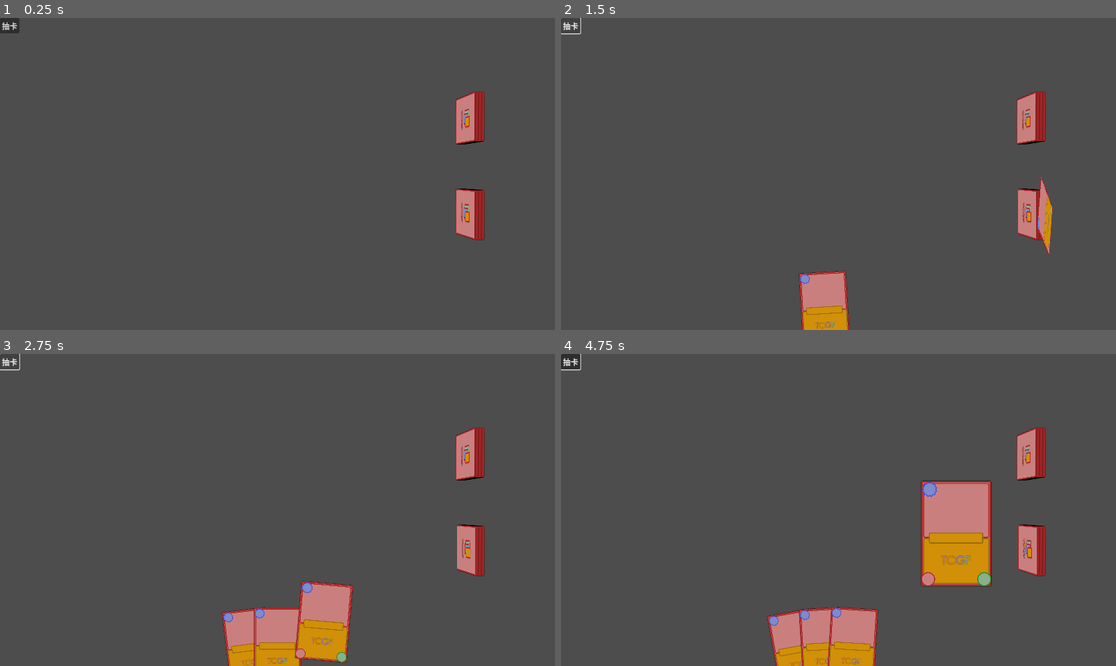
Above: before the commit, frames 1-4 (two rows, left to right).
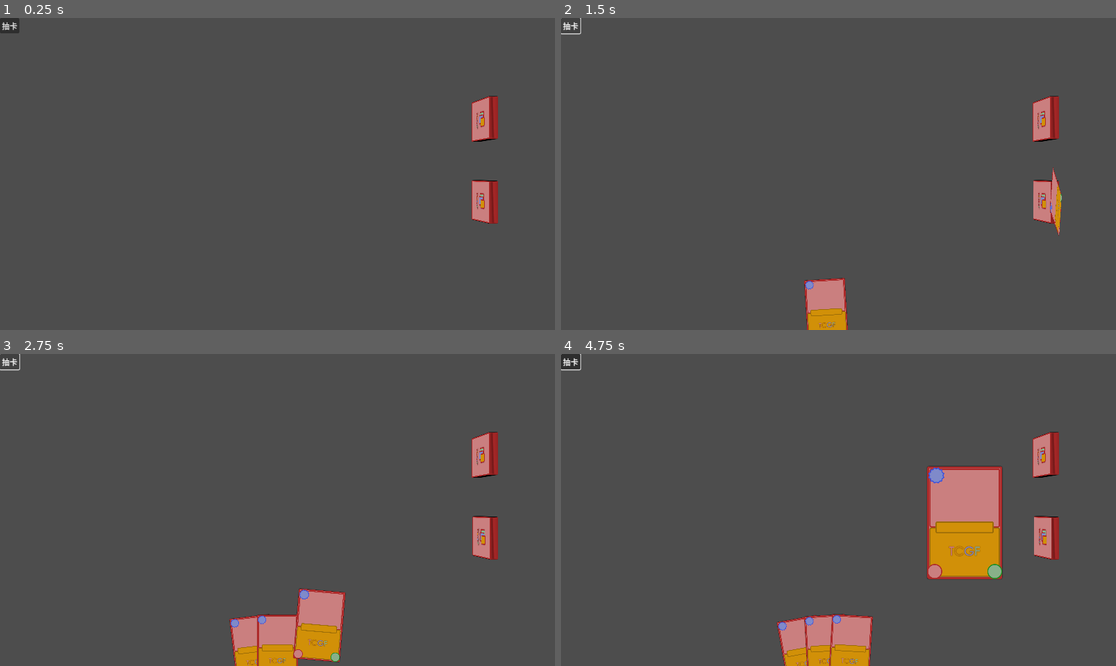
Above: after the commit, the same moments.

Repository: HoshuChiu/TCGF
Game: Godot game, scene res://Launcher.tscn
The game is run twice, just before and just after one commit, with the same random seed, the same clock (stepped at 60 frames per second) and the same inputs.
Inputs (mouse positions are in pixels of both pictures, inside the frame that each line leads up to):
- Up to frame 1 (0.25 s): no input
- Up to frame 2 (1.5 s): click "抽卡" at 0.5 s; click "抽卡" at 1.25 s
- Up to frame 3 (2.75 s): click "抽卡" at 2 s
- Up to frame 4 (4.75 s): move the mouse to (960, 494) at 2.77 s; click (960, 494) at 2.92 s; drag from (727, 525) to (810, 572) at 3.52 s; tap Enter at 4.25 s; move the mouse to (894, 441) at 4.27 s; click (894, 441) at 4.42 s

The runs differ from the first frame. In frame 1, 2.3% of the frame differs, in the area x 82-90%, y 23-72%; in frame 2, 3.0%; in frame 3, 4.4%; in frame 4, 7.0%, in the area x 37-90%, y 23-100%.

Commit message:
卡面赋值起个小头

Diff:
--- a/Battle/script/GraphicCtrl.gd
+++ b/Battle/script/GraphicCtrl.gd
@@ -2,8 +2,8 @@
 class_name GraphicCtrl
 
 #视口
-const CAMERA_HEIGHT=45.0
-const CAMERA_Y_OFFSET=-0.5
+const CAMERA_HEIGHT=52.0
+const CAMERA_Y_OFFSET=-1
 const CAMERA_POS=Vector3(0,0,45)
 
 #卡牌
@@ -15,21 +15,21 @@
 const CARD_HEIGHT_M=CARD_HEIGHT*CARD_MPP
 
 #牌堆
-const HEAPCARD_X_OFFSET=12
+const HEAPCARD_X_OFFSET=15
 const HEAPCARD_Y_OFFSET=3
 const HEAPCARD_Z_OFFSET=0
 
 #手牌
 const HANDCARD_ARC_R=15
-const HANDCARD_Y_OFFSET=HANDCARD_ARC_R+9
+const HANDCARD_Y_OFFSET=HANDCARD_ARC_R+11
 const HANDCARD_Z_OFFSET=0
 const HANDCARD_SPACE_CTRL=6.4
 const HANDCARD_MAX_SPACE=0.9
 const HANDCARD_MAX_PRIORITY=99
-const HANDCARD_PUSH_SCALAR=3#点击卡牌时卡牌下沉的深度，单位为m
+const HANDCARD_PUSH_SCALAR=1#点击卡牌时卡牌的高度，单位为m
 
 #信息区
-const INFOCARD_HEIGHT=15.0
+const INFOCARD_HEIGHT=24.0
 const INFOCARD_DRAW_X_OFFSET=5
 const INFOCARD_DRAW_Y_OFFSET=-1.5
 const INFOCARD_INHAND_Y_OFFSET=-4.6
--- a/Battle/script/Superdomain.gd
+++ b/Battle/script/Superdomain.gd
@@ -7,7 +7,12 @@
 	#确定施放对象
 	var card=$"../SelfHeap".get_child(0)
 	var dst_slot:int=BattleInfoMgr.self_card_hand_count
-	exec_command("draw",card,dst_slot,dst_slot,null,null,null,card,card)
+	var pack_id:String="1"
+	var card_id:int=randi()%10
+	exec_command("draw",card,dst_slot,[pack_id,card_id],null,null,null,card,card)
+
+func play():
+	print("play")
 
 func exec_command(
 	command:String,
--- a/Battle/script/card.gd
+++ b/Battle/script/card.gd
@@ -1,7 +1,18 @@
 extends Sprite3D
 class_name BasicCard
+enum CardType{
+	MINION,
+	SPELL,
+	WEAPON,
+	CONSTRUCT,
+	OTHER
+}
 
-@export var id:int
+var id:int
+var pack:String
+var type:CardType
+var currentT
+
 @onready var slot:int=-1
 @onready var anim_player:AnimationPlayer=AnimationPlayer.new()
 @onready var anim_lib:AnimationLibrary=AnimationLibrary.new()
@@ -29,6 +40,7 @@
 	collision_shape.size=Vector3(GraphicCtrl.CARD_WIDTH_M,GraphicCtrl.CARD_HEIGHT_M+5,0.01)
 	collision_obj.shape_owner_add_shape(collision_obj.create_shape_owner(self),collision_shape)
 	collision_obj.position=Vector3(0,-2.5,0)
+	collision_obj.shape_owner_set_disabled(0,true)
 	add_child(collision_obj)
 
 	#Animation
@@ -48,7 +60,6 @@
 		):
 		return
 	if(is_draggable() && is_pressed):
-		print("hehe")
 		return
 	slot=dest_slot
 	render_priority=slot
@@ -97,7 +108,9 @@
 	is_pressed=false
 	if is_draggable():
 		collision_shape.size=Vector3(GraphicCtrl.CARD_WIDTH_M,GraphicCtrl.CARD_HEIGHT_M+5,0.01)
-	#_lose_focus()
+	_lose_focus()
+	#TODO:判断松手时条件
+	$"/root/Battlefield/Superdomain".play()
 
 func _hover():
 	#if mouse down todo:
@@ -115,10 +128,10 @@
 var pos_anc_diff:Vector3
 func _dragging():
 	if is_draggable():
-		var mouse_pos_adj=(GraphicCtrl.CAMERA_HEIGHT-GraphicCtrl.INFOCARD_HEIGHT)/(GraphicCtrl.CAMERA_HEIGHT-mouse_pos.z)*(mouse_pos-GraphicCtrl.CAMERA_POS)+GraphicCtrl.CAMERA_POS
+		var mouse_pos_adj=(GraphicCtrl.CAMERA_HEIGHT-1)/(GraphicCtrl.CAMERA_HEIGHT-mouse_pos.z)*(mouse_pos-GraphicCtrl.CAMERA_POS)+GraphicCtrl.CAMERA_POS
 		var to_pos=mouse_pos_adj-pos_anc_diff
 		var vect=to_pos-GraphicCtrl.CAMERA_POS
-		position=to_pos+vect.normalized()*GraphicCtrl.HANDCARD_PUSH_SCALAR
+		position=to_pos#+vect.normalized()*GraphicCtrl.HANDCARD_PUSH_SCALAR
 		#position.z=GraphicCtrl.INFOCARD_HEIGHT-2
 	pass
 
@@ -130,8 +143,6 @@
 		return false
 
 func _lose_focus():
-	#TODO:判断松手时条件
-	_adjust(slot)
 	pass
 # Called every frame. 'delta' is the elapsed time since the previous frame.
 func _process(delta):
@@ -160,9 +171,16 @@
 	tween.parallel().tween_property(self,"rotation",dst_rot,1)
 
 func on_draw(arg):
-	slot=arg
-	render_priority=arg
+	slot=BattleInfoMgr.self_card_hand_count
+	render_priority=BattleInfoMgr.self_card_hand_count
+	pack=arg[0]
+	id=arg[1]
+	#查找卡牌信息
 	area=BattleInfoMgr.BattleArea.AREA_SELF_HAND
 
 func draw_done(args):
 	already_in_hand=true
+	collision_obj.shape_owner_set_disabled(0,false)
+
+#func on_play(args):
+#
--- /dev/null
+++ b/CardPack/CardLoader.gd
@@ -0,0 +1,10 @@
+extends Object
+class_name CardLoader
+
+class CardResource extends Object:
+	var type:BasicCard.CardType
+	var img_path:String
+	var script_path:String
+
+static func load(pack:String,id:int)->CardResource:
+	return CardResource.new()
